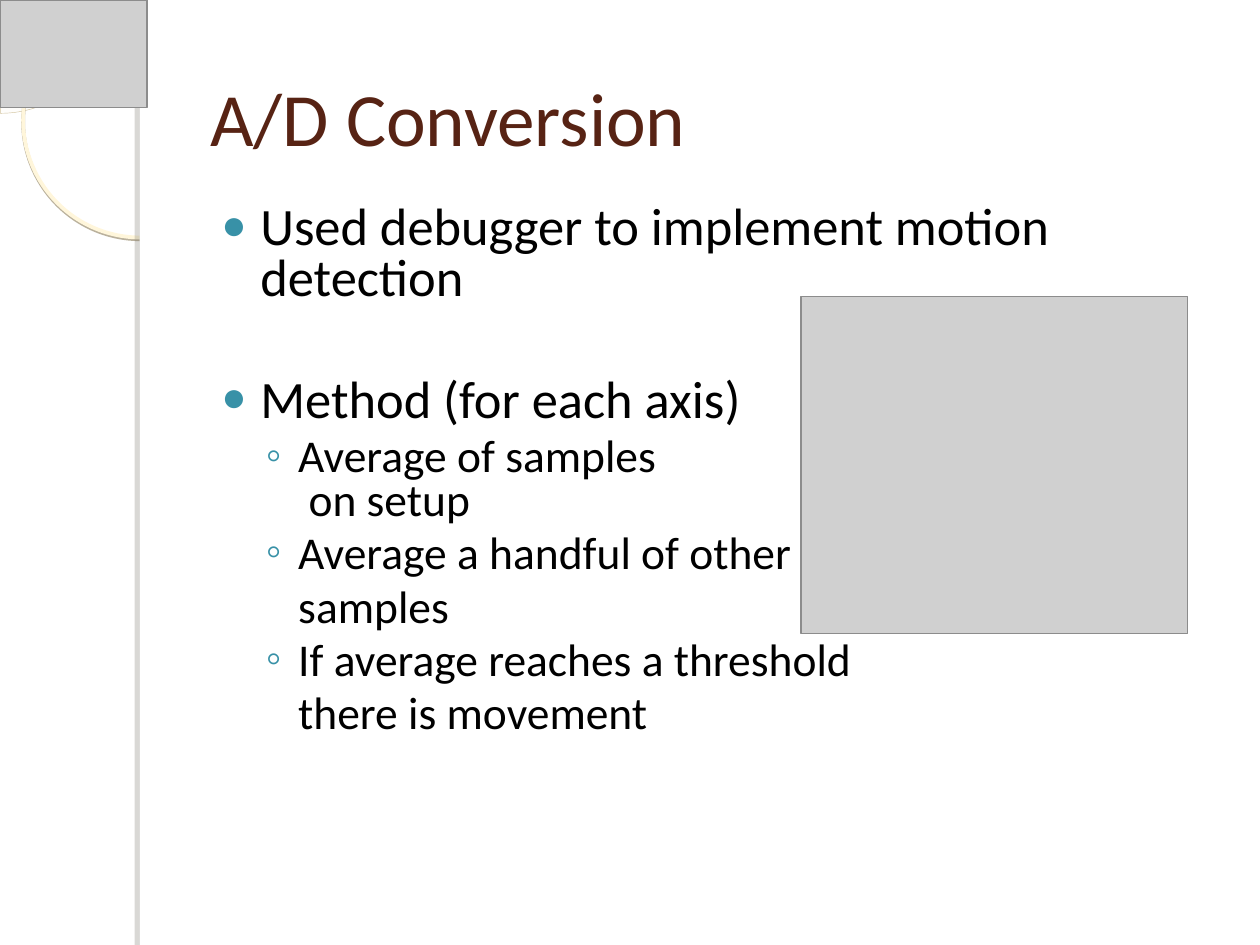
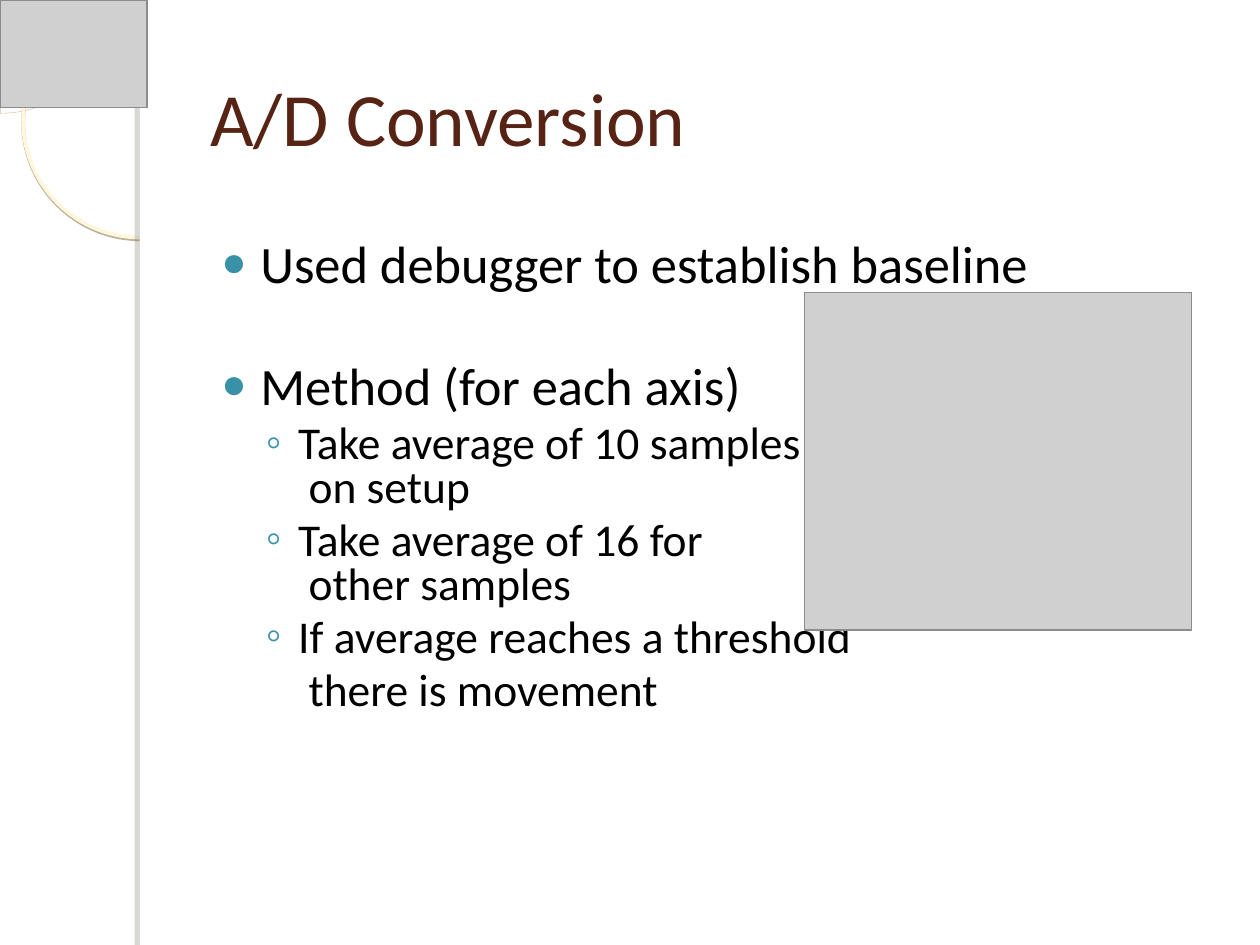
Before and after one commit to estel1/sandiaproject, a slide deck: slide 7 of Docs/Report/December Presentation/Critical Design Review.ppt. Drawn at 1260x945 pixels with LibreOffice and Linux fonts; fonts in the diff are those of the drawing; grey boxes stand for pictures; background and template pictures are left out. Boxes give left, top, right and bottom in pixels: in the first picture for what was removed or moved away, otherwise in the second. Text is boxed around its words. In the diff, an @@ line names an element or a change of style, - is before the commit and + after.

```diff
--- a/Docs/Report/December Presentation/Critical Design Review.ppt
+++ b/Docs/Report/December Presentation/Critical Design Review.ppt
@@ text "Used debugger to establish baseline": place and size @@
-text "Used debugger to establish baseline" at box(260, 208, 1049, 730)
+text "Used debugger to establish baseline" at box(260, 246, 1028, 707)
@@ text at box(260, 246, 1028, 295): text changed @@
-● Used debugger to implement motion detection
+● Used debugger to establish baseline
@@ picture: place and size @@
-picture at box(801, 296, 1188, 634)
+picture at box(805, 292, 1192, 630)
@@ text at box(298, 427, 801, 608): text changed @@
-  ◦ Average of samples
-    on setup
-  ◦ Average a handful of other
-  samples
+  ◦ Take average of 10 samples
+    on setup
+  ◦ Take average of 16 for
+    other samples
```
Also in this commit, not shown: 3 other slides changed.
